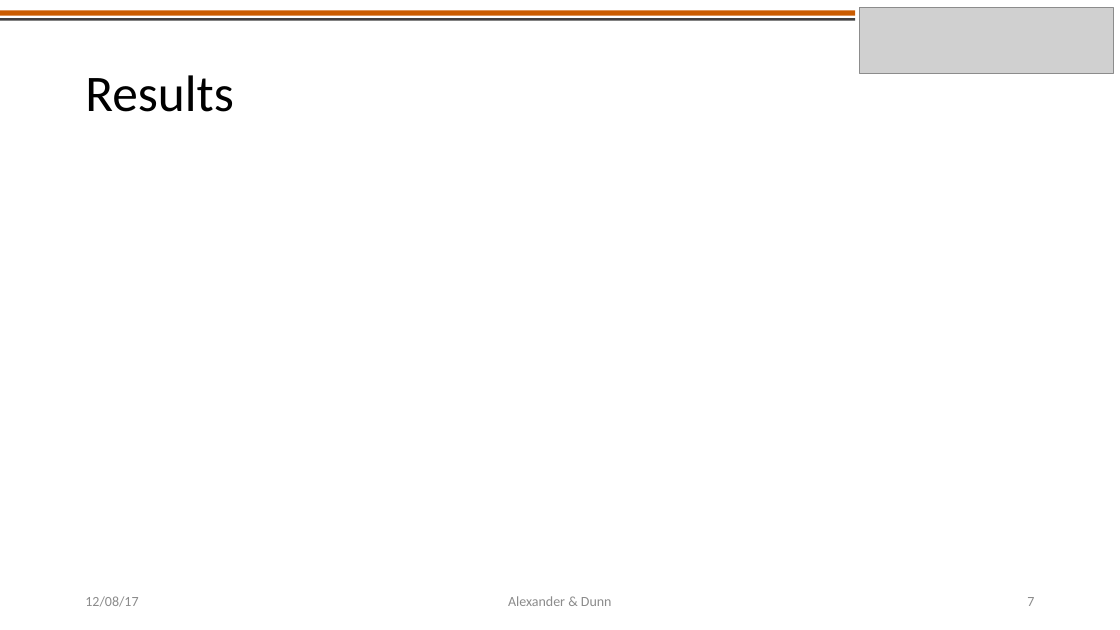
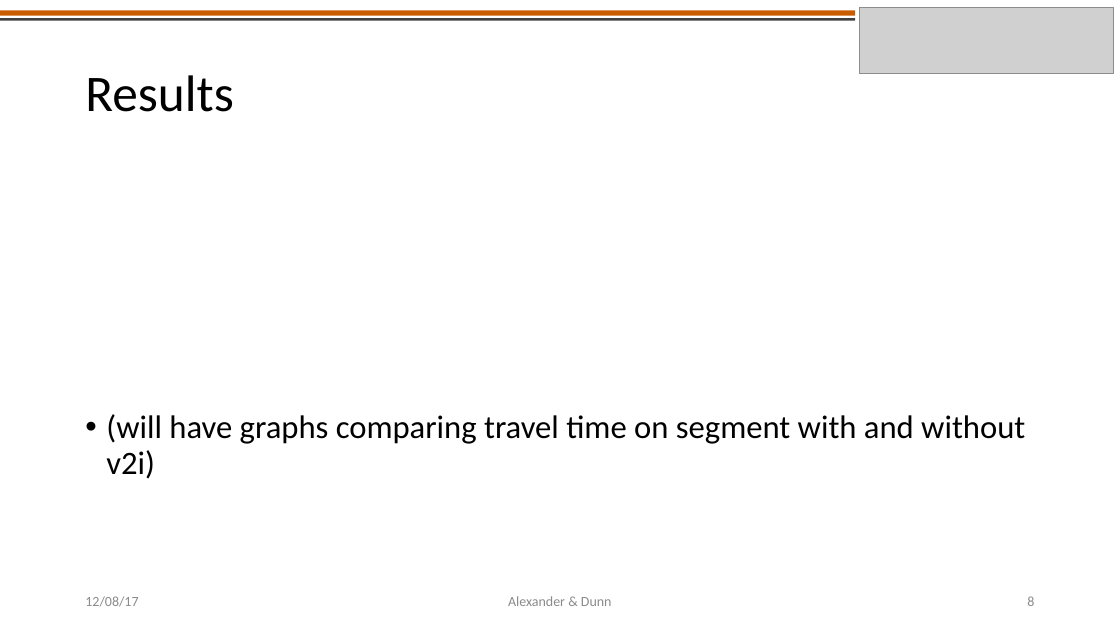
Before and after one commit to americalexander/mrFinishLine, a slide deck: slide 8 of CE391F_project_presentation_alexander_dunn.pptx (slide 7 before the commit). Drawn at 1120x630 pixels with LibreOffice and Linux fonts; fonts in the diff are those of the drawing; grey boxes stand for pictures. Boxes give left, top, right and bottom in pixels: in the first picture for what was removed or moved away, otherwise in the second. Text is boxed around its words. In the diff, an @@ line names an element or a change of style, - is before the commit and + after.

Commit message:
update to presentation

```diff
--- a/CE391F_project_presentation_alexander_dunn.pptx
+++ b/CE391F_project_presentation_alexander_dunn.pptx
@@ text added at box(106, 414, 1025, 479), 28 pt, text #000000 @@
+• (will have graphs comparing travel time on segment with and without v2i)
@@ page number at box(1027, 596, 1034, 606): text changed @@
-7
+8
```
Also in this commit, not shown: 5 other slides changed, 2 slides added, 1 slide removed.
